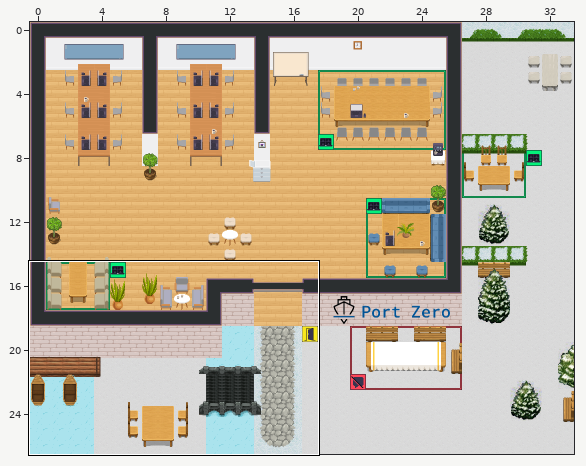
A Tiled map (JSON) gets an edit: office-winter.tmj. The picture above shows the old version from afar; the outline marks the close-up.
Close-up. Old version:
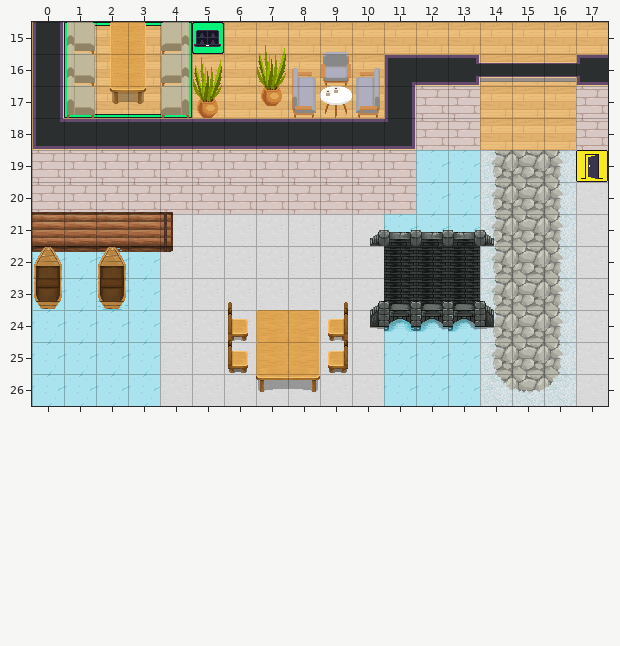
Cells are 32x32 px. Shown: x 0..17, y 15..26. The commit also changed other parts of the map, which this record leaves out.
After the commit:
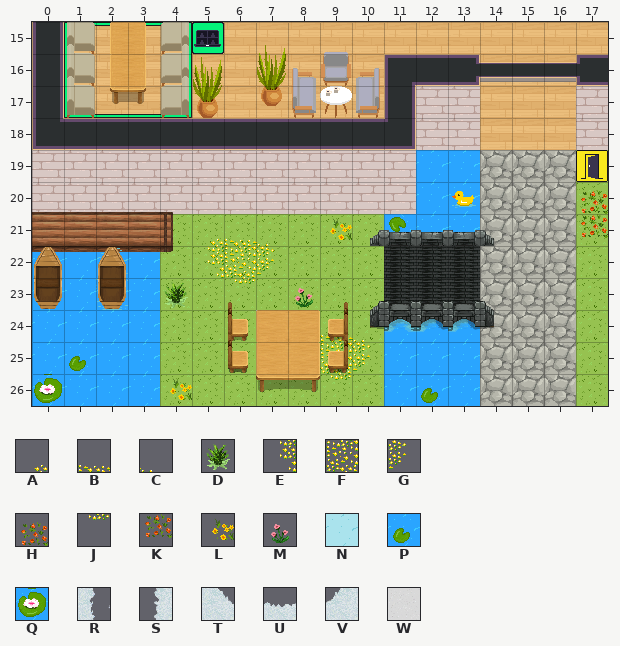
Key: from "WA_Exterior": A 500, B 501, C 502, D 506, E 525, F 526, G 527, H 533, J 551, K 558, L 575, M 607, N 678, P 792, Q 794; from "snowWIP": R 157, S 159, T 173, U 174, V 175; from "snow_on_stones": W 27.
_ is an empty cell, # one hidden under a higher layer.
Edits made:
Layer "boeden":
y 25: x 1 # -> P
y 26: x 0 # -> Q
Layer "schnee":
y 19: x 12..14 NNR -> ___; x 16 S -> _
y 20: x 12..14 NNR -> ___; x 16..17 SW -> _H
y 21: x 4..14 WWWWWWWNNNR -> _ABC_L_____; x 16..17 SW -> _K
y 22: x 0..10 NNNNWWWWWWW -> _____EFG___; x 14 R -> _; x 16..17 SW -> __
y 23: x 0..10 NNNNWWWWWWW -> ____D_J_M__; x 14 R -> _; x 16..17 SW -> __
y 24: x 0..6 NNNNWWW -> _______; x 9..14 WWNNNR -> BC____; x 16..17 SW -> __
y 25: x 0..6 NNNNWWW -> _______; x 9..14 WWNNNR -> FG____; x 16..17 SW -> __
y 26: x 0..17 NNNNWWWWWWWNNNTUVW -> ____L____J________
Changed places in both close-ups, as pixel boxes (x1, y1, x2, y2):
changed: (32, 150, 608, 406)
